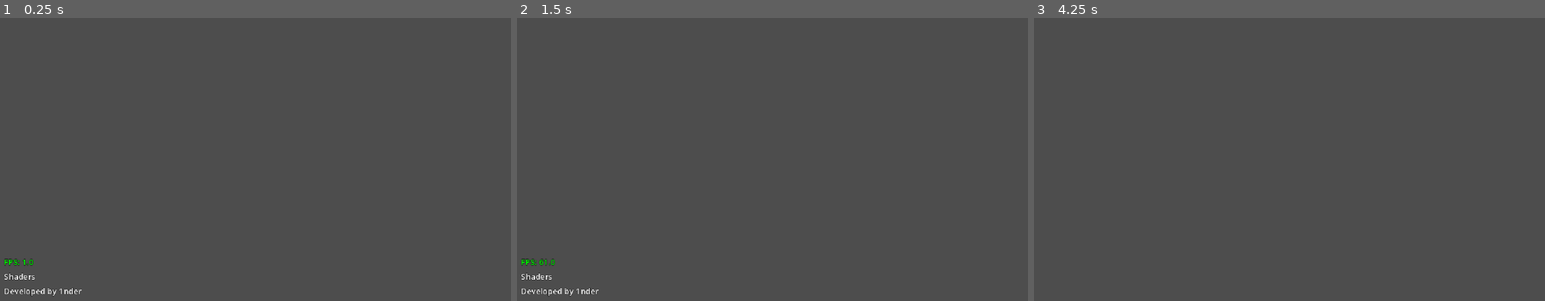
Above: before the commit, frames 1-3 (left to right).
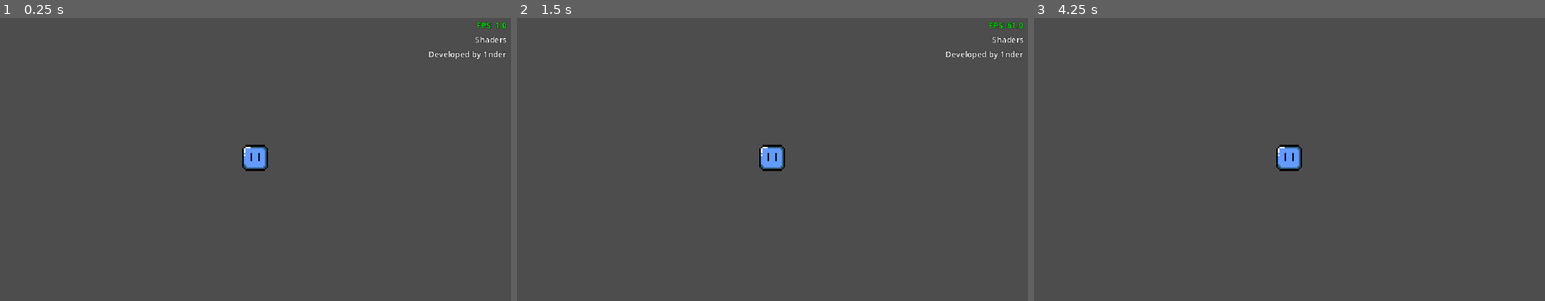
Above: after the commit, the same moments.

Repository: is386/shaders
Game: Godot game, scene res://src/core/main.tscn
Two runs of this game, one before a commit and one after it. Both use one fixed random seed, a clock stepped at 60 frames per second and the inputs below.
Inputs:
- Up to frame 1 (0.25 s): no input
- Up to frame 2 (1.5 s): tap Enter at 0.5 s
- Up to frame 3 (4.25 s): tap Space at 2, 3.5 s; tap Enter at 2.75 s; tap F3 (toggle_debug) at 4.15 s

The runs differ from the first frame. In frame 1, 1.1% of the frame differs, in the area x 0-100%, y 1-99%; in frame 2, 1.1%; in frame 3, 0.5%.

Commit message:
Add shader that turns blue and moves in circle

Diff:
--- a/src/core/main.tscn
+++ b/src/core/main.tscn
@@ -1,9 +1,16 @@
 [gd_scene format=3 uid="uid://csehfx88edrj1"]
 
+[ext_resource type="Texture2D" uid="uid://bq5ts8nb6niey" path="res://assets/art/characters/template_player.png" id="1_ivtyw"]
 [ext_resource type="PackedScene" uid="uid://bwmhixliuiiqq" path="res://src/ui/debug/debug_text_overlay.tscn" id="1_ukt3u"]
 
 [node name="Main" type="Node" unique_id=1077554886]
 process_mode = 3
+
+[node name="Camera2D" type="Camera2D" parent="." unique_id=1031792369]
+zoom = Vector2(2, 2)
+
+[node name="Sprite2D" type="Sprite2D" parent="." unique_id=1236301166]
+texture = ExtResource("1_ivtyw")
 
 [node name="DebugLayer" type="CanvasLayer" parent="." unique_id=1767459730]
 process_mode = 3
--- /dev/null
+++ b/src/examples/blue_circling.tscn
@@ -0,0 +1,14 @@
+[gd_scene format=3 uid="uid://dxwmyjxjxmc7m"]
+
+[ext_resource type="Shader" uid="uid://ujcsx2aaq75" path="res://src/shaders/blue_circling.gdshader" id="1_6rogd"]
+[ext_resource type="Texture2D" uid="uid://bq5ts8nb6niey" path="res://assets/art/characters/template_player.png" id="2_6rogd"]
+
+[sub_resource type="ShaderMaterial" id="ShaderMaterial_6rogd"]
+shader = ExtResource("1_6rogd")
+shader_parameter/blue = 1.0
+
+[node name="BlueCircling" type="Node2D" unique_id=1349355337]
+
+[node name="Sprite2D" type="Sprite2D" parent="." unique_id=132355091]
+material = SubResource("ShaderMaterial_6rogd")
+texture = ExtResource("2_6rogd")
--- /dev/null
+++ b/src/shaders/blue_circling.gdshader
@@ -0,0 +1,12 @@
+shader_type canvas_item;
+
+uniform float blue = 1.0;
+
+void fragment() {
+	COLOR = texture(TEXTURE, UV);
+	COLOR.b = blue;
+}
+
+void vertex() {
+	VERTEX += vec2(cos(TIME) * 25.0, sin(TIME) * 25.0);
+}
--- a/src/ui/debug/debug_text_overlay.tscn
+++ b/src/ui/debug/debug_text_overlay.tscn
@@ -41,23 +41,25 @@
 
 [node name="VBoxContainer" type="VBoxContainer" parent="MarginContainer" unique_id=583670815]
 layout_mode = 2
-alignment = 2
 
 [node name="FpsLabel" type="Label" parent="MarginContainer/VBoxContainer" unique_id=1033138755]
 unique_name_in_owner = true
 layout_mode = 2
 text = "FPS: 9,001"
 label_settings = SubResource("LabelSettings_3fed5")
+horizontal_alignment = 2
 
 [node name="ProjectName" type="Label" parent="MarginContainer/VBoxContainer" unique_id=966630423]
 unique_name_in_owner = true
 layout_mode = 2
 text = "Project Name"
 label_settings = SubResource("LabelSettings_6yl8a")
+horizontal_alignment = 2
 vertical_alignment = 2
 
 [node name="DebugInfo" type="Label" parent="MarginContainer/VBoxContainer" unique_id=966630422]
 layout_mode = 2
 text = "Developed by 1nder"
 label_settings = SubResource("LabelSettings_6yl8a")
+horizontal_alignment = 2
 vertical_alignment = 2
Not shown, added: src/shaders/blue_circling.gdshader.uid
Not shown, added: .clang-format
Not shown, changed: .editorconfig
Not shown, changed: .gitignore
